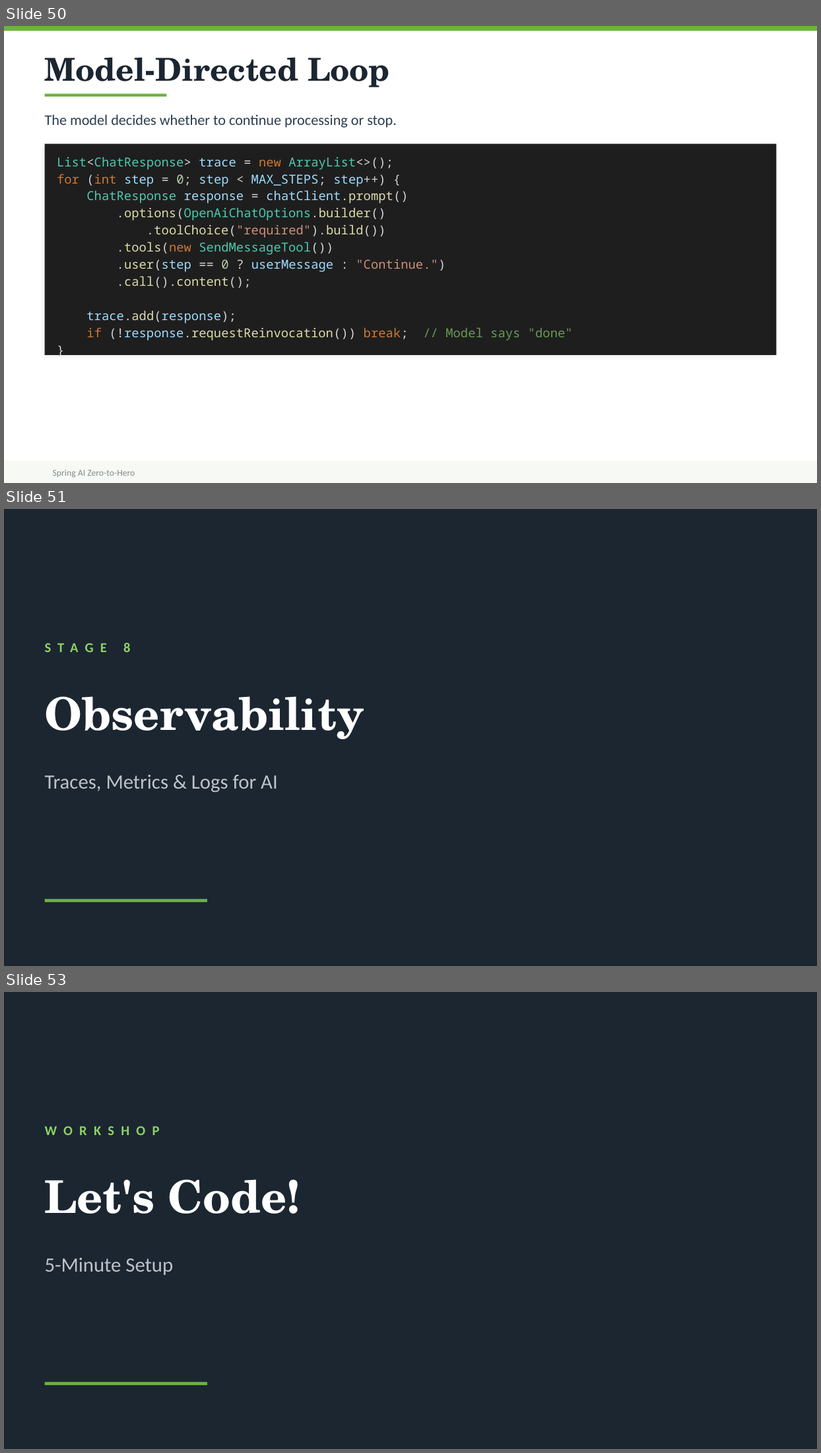
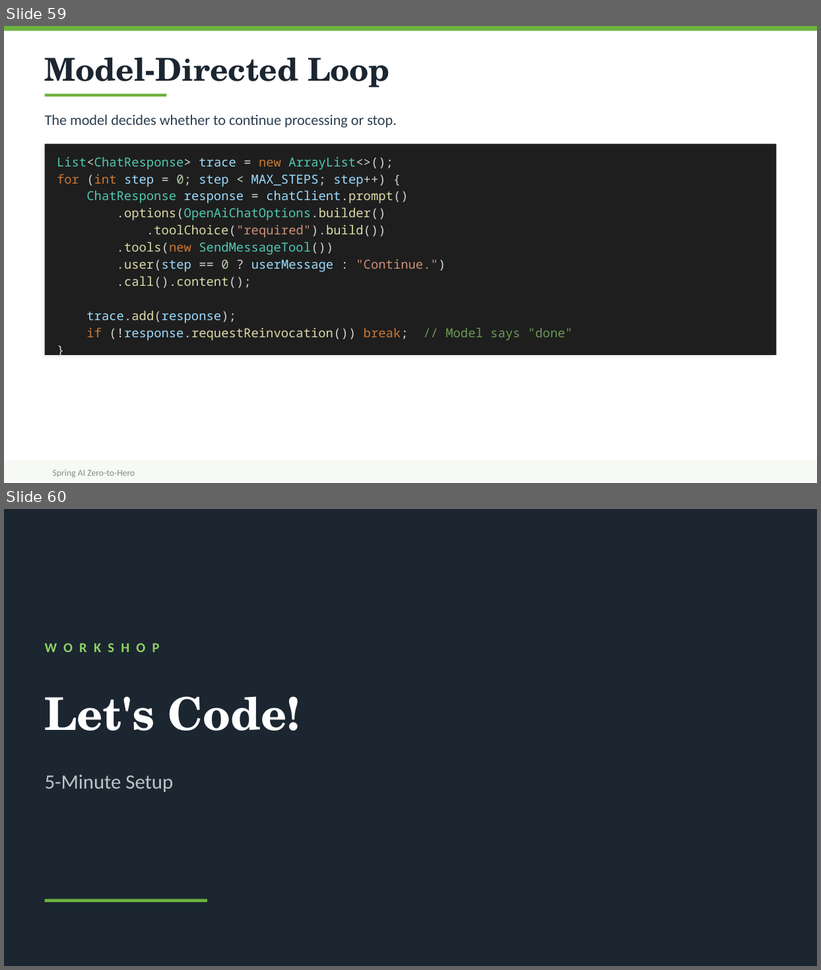
Before and after one commit to dcaron/spring-ai-zero-to-hero2, a slide deck: ai-content/spring-ai-workshop.pptx. Shown one above the other, each under a label of ours: slides 50, 51 and 53 before the commit, slides 59 and 60 after it; the slides between them are not shown. The pictures are 821x1453 and 821x970 pixels, drawn with LibreOffice and Linux fonts; fonts in the diff are those of the drawing. Boxes give left, top, right and bottom in pixels: in the first picture for what was removed or moved away, otherwise in the second. Text is boxed around its words. In the diff, an @@ line names an element or a change of style, - is before the commit and + after.

```diff
--- a/ai-content/spring-ai-workshop.pptx
+++ b/ai-content/spring-ai-workshop.pptx
@@ slide 51 removed at (x1=4, y1=509, x2=817, y2=966), background #1B2631; not listed: 1 template element that a slide beside it also shows @@
@@ text removed at (x1=123, y1=643, x2=130, y2=652) @@
-STAGE 8
@@ text removed at (x1=45, y1=696, x2=365, y2=739) @@
-Observability
@@ text removed at (x1=45, y1=775, x2=278, y2=793) @@
-Traces, Metrics & Logs for AI
@@ what was slide 50 is now slide 59 @@
@@ what was slide 53 is now slide 60 @@
```
Also in this commit, not shown: 8 slides changed, 10 slides added, 2 other slides removed, 13 other files.
